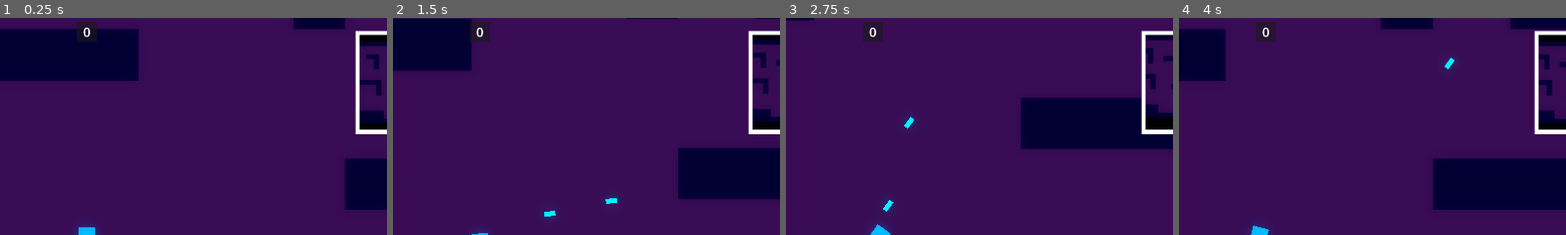
Above: before the commit, frames 1-4 (left to right).
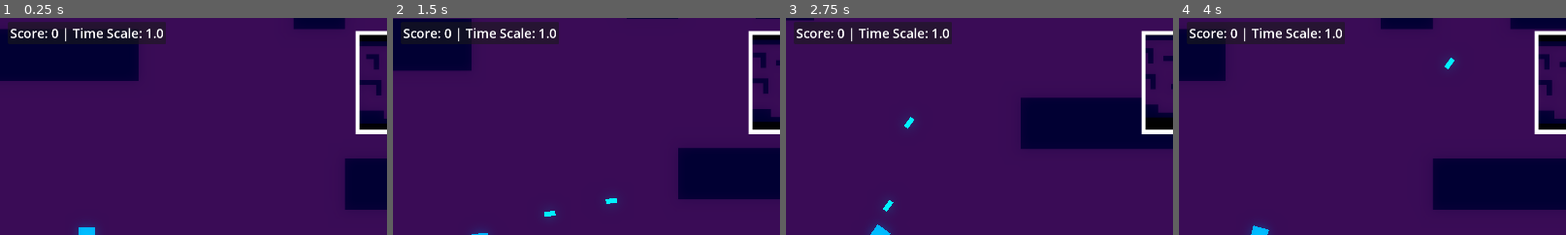
Above: after the commit, the same moments.

Repository: Chebrbober/Geometric-Bullet
Game: Godot game, scene res://stages/game/arena.tscn
The game is run twice, just before and just after one commit, with the same random seed, the same clock (stepped at 60 frames per second) and the same inputs.
Inputs (mouse positions are % of the whole screen's width and height, from its top left):
- Up to frame 1 (0.25 s): no input
- Up to frame 2 (1.5 s): tap Enter at 0.5 s; move the mouse to (72, 45) at 0.52 s; press the mouse at (72, 45) at 0.53 s; hold Right (move_right) 0.53-1.28 s; move the mouse to (30, 55) at 1.27 s; release the mouse at (30, 55) at 1.28 s; hold S (move_down) from 1.28 s (still down); click (30, 55) at 1.35 s
- Up to frame 3 (2.75 s): move the mouse to (60, 28) at 2.02 s; release S (move_down) at 2.03 s; press the mouse at (60, 28) at 2.03 s; hold Right (move_right) from 2.03 s (still down)
- Up to frame 4 (4 s): move the mouse to (45, 70) at 2.77 s; release Right (move_right) at 2.78 s; release the mouse at (45, 70) at 2.78 s; hold W (move_up) 2.78-3.53 s; click (45, 70) at 2.85 s; move the mouse to (80, 65) at 3.52 s; press the mouse at (80, 65) at 3.53 s; hold A (move_left) from 3.53 s (still down)
The pictures show only the part of the screen within x 39-89%, y 0-50%; the shares and areas given below are measured in that part.

The runs differ from the first frame. In frame 1, 2.3% of the frame differs, in the area x 2-43%, y 1-13%; in frame 2, 2.3%; in frame 3, 3.8%; in frame 4, 3.3%.

Commit message:
Fix major bugs related to mini kamikadze enemy. Let the score label show time scale additionally.

Diff:
--- a/entities/enemies/cube_enemy/cube_enemy.gd
+++ b/entities/enemies/cube_enemy/cube_enemy.gd
@@ -7,6 +7,16 @@
 @onready var wave_manager: WaveManager = get_parent().get_node("WaveManager")
 var can_attack = true
 var bodies_in_area = []
+var is_dying: bool = false
+
+signal enemy_died(enemy: CubeEnemy)
+
+func _ready() -> void:
+	super._ready()
+	if is_instance_valid(wave_manager):
+		enemy_died.connect(wave_manager._on_enemy_died)
+	else:
+		push_error("CubeEnemy: wave_manager not found! Enemy death tracking will fail.")
 
 func _physics_process(delta: float) -> void:
 	attack()
@@ -14,8 +24,14 @@
 	makepath()
 
 func die() -> void:
+	if is_dying:
+		return
+
+	is_dying = true
+	emit_signal("enemy_died", self)
+	Global.score += 1
+	Global.score_changed.emit(Global.score)
 	super.die()
-	wave_manager.enemies_to_kill -= 1
 
 func attack() -> void:
 	if not is_instance_valid(target):
--- a/entities/enemies/cube_enemy/mini_kamikadze_enemy.gd
+++ b/entities/enemies/cube_enemy/mini_kamikadze_enemy.gd
@@ -6,7 +6,6 @@
 var is_player_in_area: bool = false
 var entities_in_area: Array[Entity] = []
 var freeze: bool = false
-var is_dying: bool = false
 
 
 func _physics_process(delta: float) -> void:
@@ -49,7 +48,6 @@
 func die():
 	if is_dying:
 		return
-	is_dying = true
 
 	if Global.node_creation_parent != null:
 		Global.instance_node(boom_particles, global_position, Global.node_creation_parent)
--- a/entities/entity.gd
+++ b/entities/entity.gd
@@ -31,8 +31,6 @@
 		var blood_particles_instance = Global.instance_node(blood_particles, global_position, Global.node_creation_parent)
 		blood_particles_instance.color = native_color
 		blood_particles_instance.rotation = velocity.angle()
-	Global.score += 1
-	Global.score_changed.emit(Global.score)
 	queue_free()
 
 func _on_stun_timer_timeout() -> void:
--- a/entities/entity.tscn
+++ b/entities/entity.tscn
@@ -6,6 +6,7 @@
 [node name="Entity" type="CharacterBody2D" unique_id=1118549784]
 top_level = true
 z_index = 2
+collision_priority = 3.0
 script = ExtResource("1_jm4vq")
 blood_particles = ExtResource("2_ep4xq")
 
--- a/entities/player/bullet/bullet.gd
+++ b/entities/player/bullet/bullet.gd
@@ -22,5 +22,6 @@
 
 func _on_area_2d_body_shape_entered(body_rid: RID, body: Node2D, body_shape_index: int, local_shape_index: int) -> void:
 	if body.is_in_group("entities") and is_instance_valid(body):
-		body.take_damage(Global.player.damage)
+		if is_instance_valid(Global.player):
+			body.take_damage(Global.player.damage)
 	queue_free()
--- a/entities/wave_manager.gd
+++ b/entities/wave_manager.gd
@@ -71,6 +71,7 @@
 	Global.current_wave += 1
 	Engine.time_scale *= speed_multiplier
 	_start_new_wave()
+	Global.emit_signal("wave_changed", Global.current_wave)
 
 func _get_wave_config() -> Dictionary:
 	return {
@@ -81,3 +82,9 @@
 func _add_spawnable_enemy(enemy_scene: PackedScene) -> void:
 	if enemy_scene not in spawnable_enemies:
 		spawnable_enemies.append(enemy_scene)
+
+func _on_enemy_died(enemy: Node) -> void:
+	if is_instance_valid(enemy):
+		enemies_to_kill -= 1
+	else:
+		push_warning("WaveManager: Enemy node became invalid")
--- a/stages/game/arena.tscn
+++ b/stages/game/arena.tscn
@@ -4,7 +4,7 @@
 [ext_resource type="PackedScene" uid="uid://cj77nbyfou155" path="res://entities/player/player.tscn" id="1_ss5j8"]
 [ext_resource type="Texture2D" uid="uid://l3nnv431oecp" path="res://stages/game/tileset.png" id="3_dp28g"]
 [ext_resource type="Script" uid="uid://xyemhd468yot" path="res://stages/game/sub_viewport.gd" id="4_c2cke"]
-[ext_resource type="Script" uid="uid://d1fvas6wvaprb" path="res://stages/game/score_label.gd" id="4_ykhqw"]
+[ext_resource type="Script" uid="uid://d1fvas6wvaprb" path="res://stages/game/time_scale_label.gd" id="4_ykhqw"]
 [ext_resource type="PackedScene" uid="uid://m14ui5weian5" path="res://entities/enemies/cube_enemy/cube_enemy.tscn" id="5_6gq3l"]
 [ext_resource type="Script" uid="uid://dwqre4tmd1ds0" path="res://entities/wave_manager.gd" id="7_nukx0"]
 [ext_resource type="PackedScene" uid="uid://biiyui48anhd" path="res://entities/enemies/cube_enemy/mini_cube_enemy.tscn" id="8_u4cnq"]
@@ -84,7 +84,6 @@
 offset_right = 250.0
 
 [node name="Control" type="PanelContainer" parent="CanvasLayer" unique_id=1798032174]
-custom_minimum_size = Vector2(50, 50)
 anchors_preset = 5
 anchor_left = 0.5
 anchor_right = 0.5
@@ -94,7 +93,14 @@
 offset_bottom = 60.0
 grow_horizontal = 2
 
-[node name="ScoreLabel" type="Label" parent="CanvasLayer/Control" unique_id=1959128147]
+[node name="MarginContainer" type="MarginContainer" parent="CanvasLayer/Control" unique_id=1910402124]
+layout_mode = 2
+theme_override_constants/margin_left = 5
+theme_override_constants/margin_top = 5
+theme_override_constants/margin_right = 5
+theme_override_constants/margin_bottom = 5
+
+[node name="TimeScaleLabel" type="Label" parent="CanvasLayer/Control/MarginContainer" unique_id=1959128147]
 layout_mode = 2
 text = "0"
 label_settings = SubResource("LabelSettings_6gq3l")
--- a/stages/game/score_label.gd
+++ /dev/null
@@ -1,7 +0,0 @@
-extends Label
-
-func _ready() -> void:
-	Global.score_changed.connect(_on_score_changed)
-
-func _on_score_changed(new_score: int) -> void:
-	text = str(new_score)
--- /dev/null
+++ b/stages/game/time_scale_label.gd
@@ -0,0 +1,12 @@
+extends Label
+
+func _ready() -> void:
+	Global.score_changed.connect(_on_score_changed)
+	Global.wave_changed.connect(_on_wave_changed)
+	text = "Score: " + str(0) + " | " + "Time Scale: " + str(Engine.time_scale)
+
+func _on_score_changed(new_score: int) -> void:
+	text = "Score: " + str(new_score) + " | " + "Time Scale: " + str(Engine.time_scale)
+
+func _on_wave_changed(new_wave: int) -> void:
+	text = "Score: " + str(Global.score) + " | " + "Time Scale: " + str(Engine.time_scale)
Renamed: stages/game/score_label.gd.uid -> stages/game/time_scale_label.gd.uid
